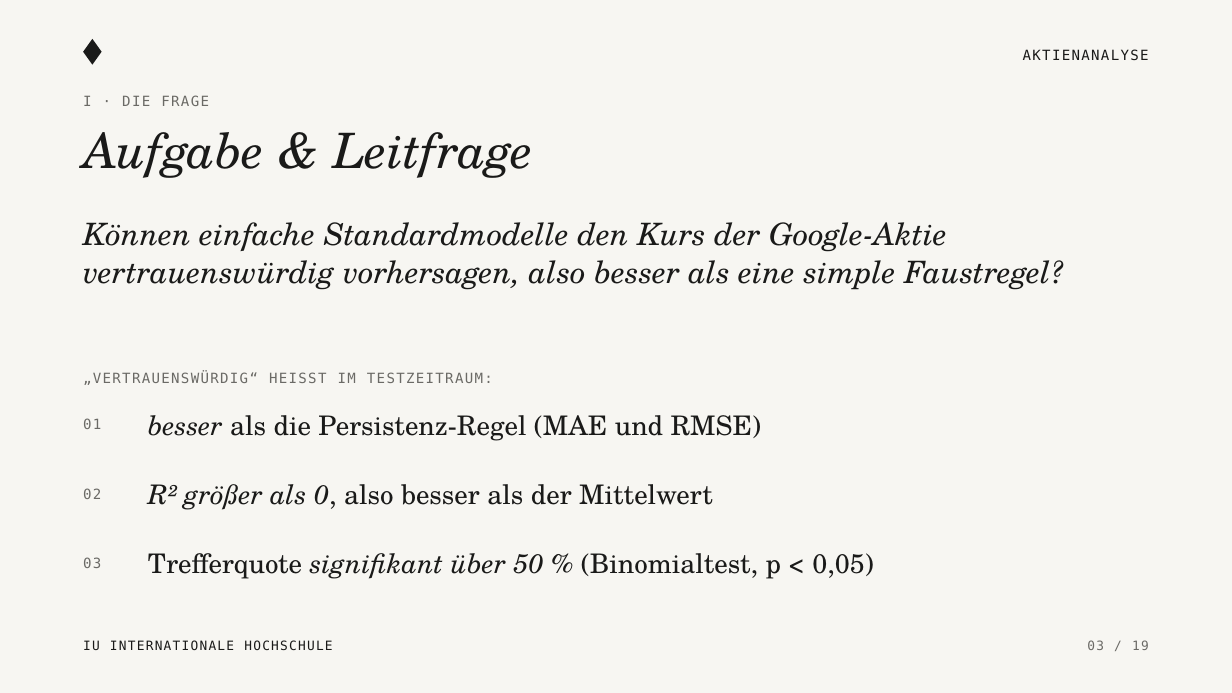
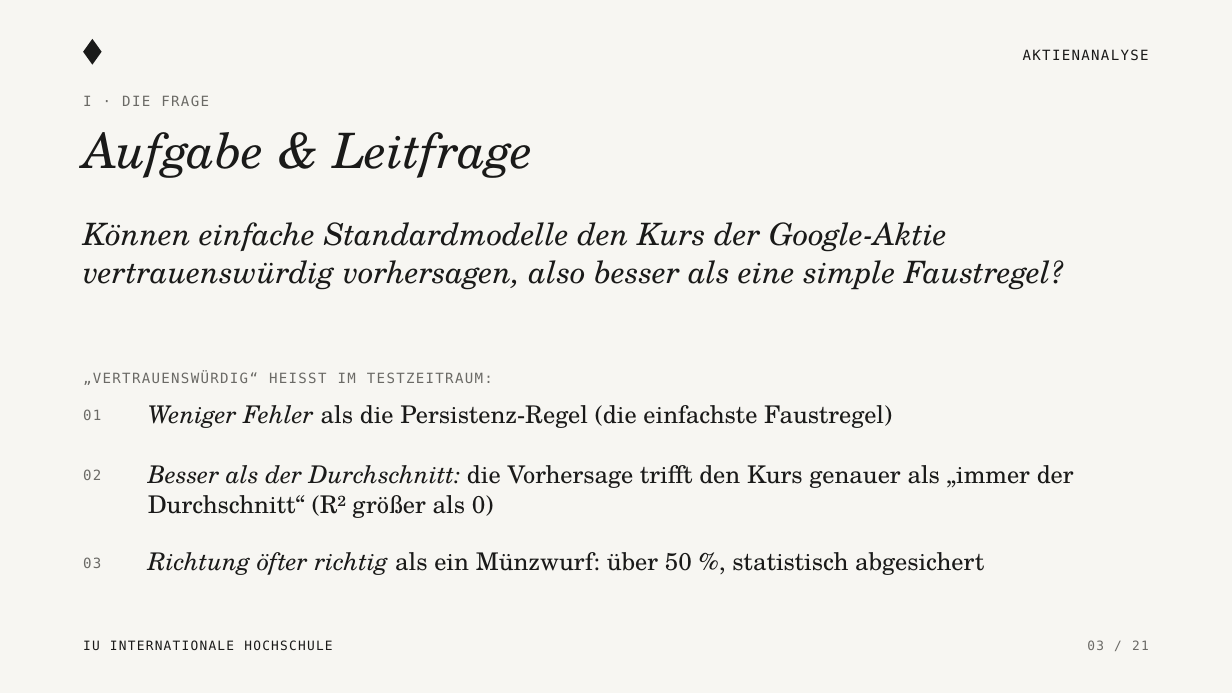
Before and after one commit to KonstantinosLamprou/stockanalysis, a slide deck: slide 3 of presentation/Aktienanalyse_Praesentation.pptx. Drawn at 1232x693 pixels with LibreOffice and Linux fonts; fonts in the diff are those of the drawing. Boxes give left, top, right and bottom in pixels: in the first picture for what was removed or moved away, otherwise in the second. Text is boxed around its words. In the diff, an @@ line names an element or a change of style, - is before the commit and + after.

```diff
--- a/presentation/Aktienanalyse_Praesentation.pptx
+++ b/presentation/Aktienanalyse_Praesentation.pptx
@@ text "01": place and size @@
-text "01" at [83,418,101,429]
+text "01" at [83,409,101,420]
@@ text at [148,405,892,428]: text changed; size 21 to 19 pt @@
-besser als die Persistenz-Regel (MAE und RMSE)
+Weniger Fehler als die Persistenz-Regel (die einfachste Faustregel)
@@ text "02": place and size @@
-text "02" at [83,488,101,499]
+text "02" at [83,469,101,480]
@@ text at [148,465,1074,518]: text changed; size 21 to 19 pt @@
-R² größer als 0, also besser als der Mittelwert
+Besser als der Durchschnitt: die Vorhersage trifft den Kurs genauer als „immer der Durchschnitt“ (R² größer als 0)
@@ text at [148,552,984,575]: text changed; size 21 to 19 pt @@
-Trefferquote signifikant über 50 % (Binomialtest, p < 0,05)
+Richtung öfter richtig als ein Münzwurf: über 50 %, statistisch abgesichert
@@ text at [1087,640,1149,650]: text changed @@
-03 / 19
+03 / 21
```
Also in this commit, not shown: 16 other slides changed, 4 slides added, 2 slides removed, 13 other files.
